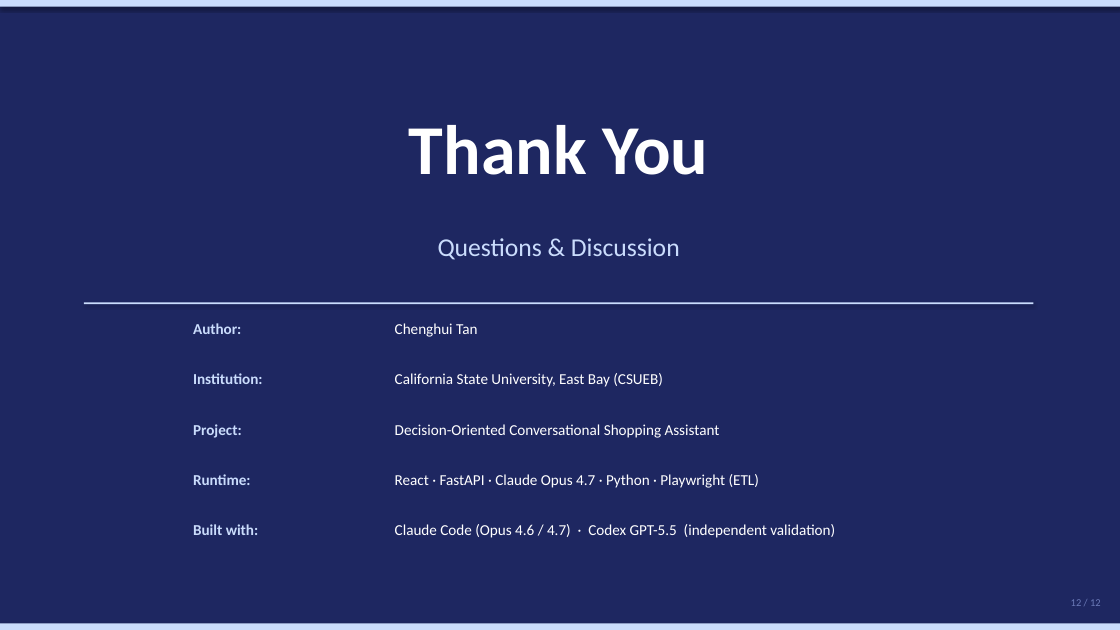
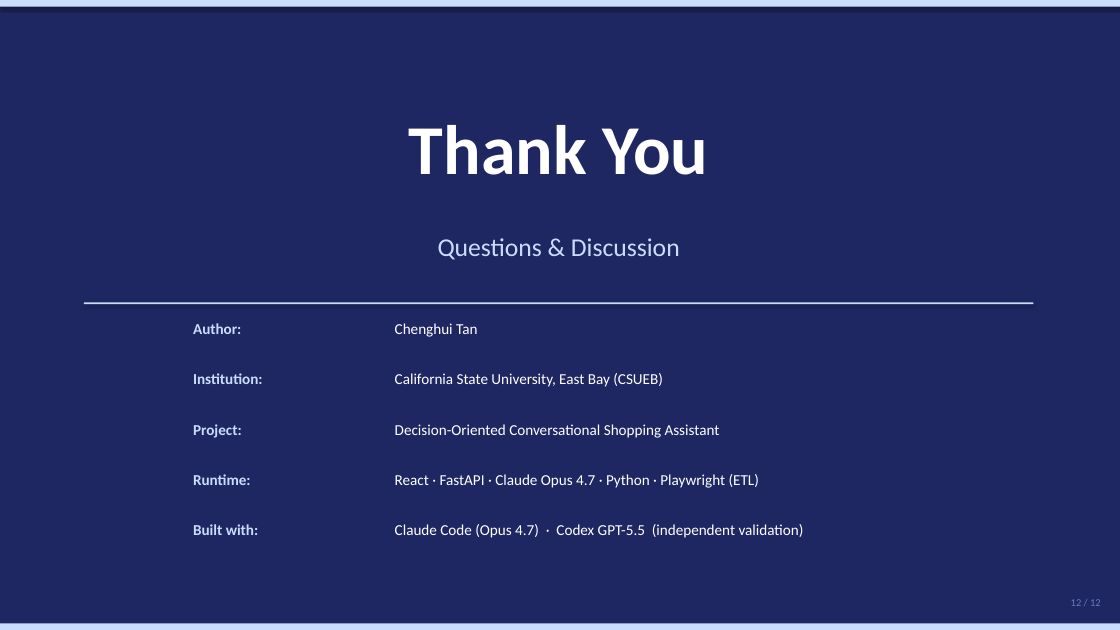
Before and after one commit to Chenghui-Tan/shopping-assistant, a slide deck: slide 12 of docs/capstone_presentation_v5.pptx. Drawn at 1120x630 pixels with LibreOffice and Linux fonts; fonts in the diff are those of the drawing. Boxes give left, top, right and bottom in pixels: in the first picture for what was removed or moved away, otherwise in the second. Text is boxed around its words. In the diff, an @@ line names an element or a change of style, - is before the commit and + after.

```diff
--- a/docs/capstone_presentation_v5.pptx
+++ b/docs/capstone_presentation_v5.pptx
@@ text at (x1=395, y1=524, x2=804, y2=538): text changed @@
-Claude Code (Opus 4.6 / 4.7) · Codex GPT-5.5 (independent validation)
+Claude Code (Opus 4.7) · Codex GPT-5.5 (independent validation)
```
Also in this commit, not shown: 2 other slides changed, 2 other files.
